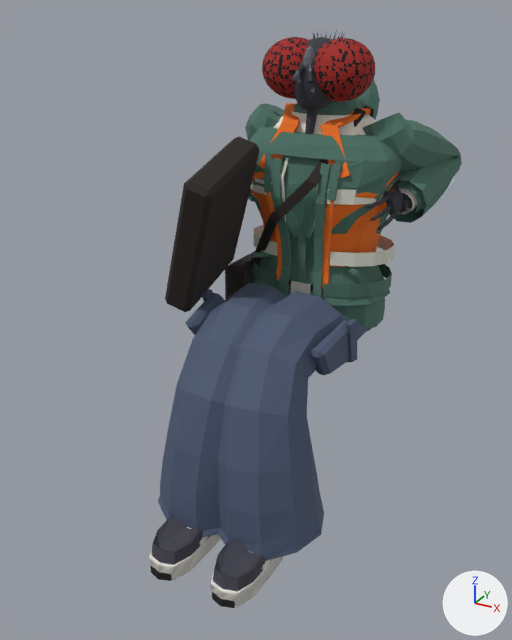
A saved change to the Blender file art/npc/sinek.blend.
One viewpoint serves both versions: a camera (50 mm lens) standing at (0.709, -1.618, 1.184) and looking at (-0.041, -0.256, 0.503). Every picture has the same lights, and +X, +Y and +Z are marked at lower right. The older version comes first. Both versions are drawn at frame 0 of the action 'drive'; the numbers are the values there.

The first picture shows 'aks_evrak', 'aks_omuz', 'alt_kargo', 'ayk_bot', 'ayk_kundura', 'ayk_spor', 'tur_bas', 'ust_isci', 'ust_kapusonlu', 'ust_kisa', 'ust_takim', 'ust_tisort' and 3 more.
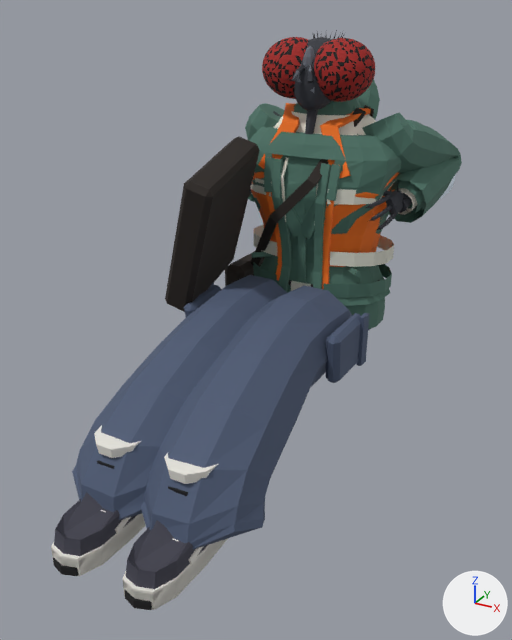
What differs and where, as boxes (x1, y1, x2, y2) in the pictures (512 x 640 px):
'alt_kargo', posed (40% wider)
    before: (158, 283, 371, 561)
    after: (72, 275, 370, 549)
'ayk_bot', posed
    before: (149, 515, 283, 608)
    after: (51, 425, 227, 608)
'ayk_spor', posed (mostly hidden)
    before: (150, 527, 284, 608)
    after: (51, 510, 228, 610)
'ayk_kundura', posed (mostly hidden)
    before: (151, 566, 235, 608)
    after: (53, 557, 152, 610)

The edits, one by one:
Bone 'ik_foot.L' (bone_ik_foot_l) moves from (-0.008, 0.409, -0.148) to (-0.008, 0.585, -0.468).
Bone 'ik_foot.R' (bone_ik_foot_r) moves from (0.008, 0.409, -0.148) to (0.008, 0.585, -0.468).
